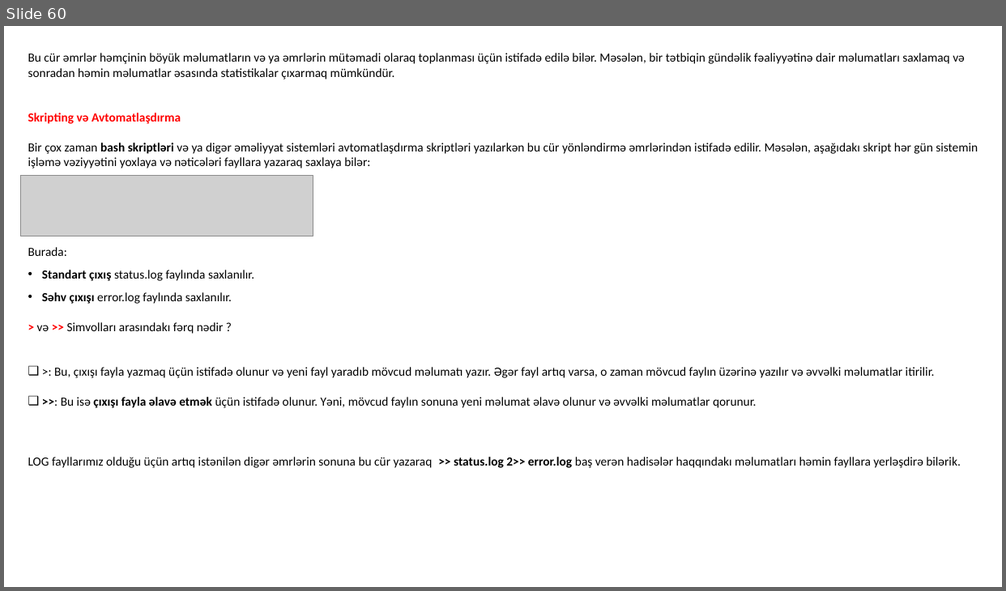
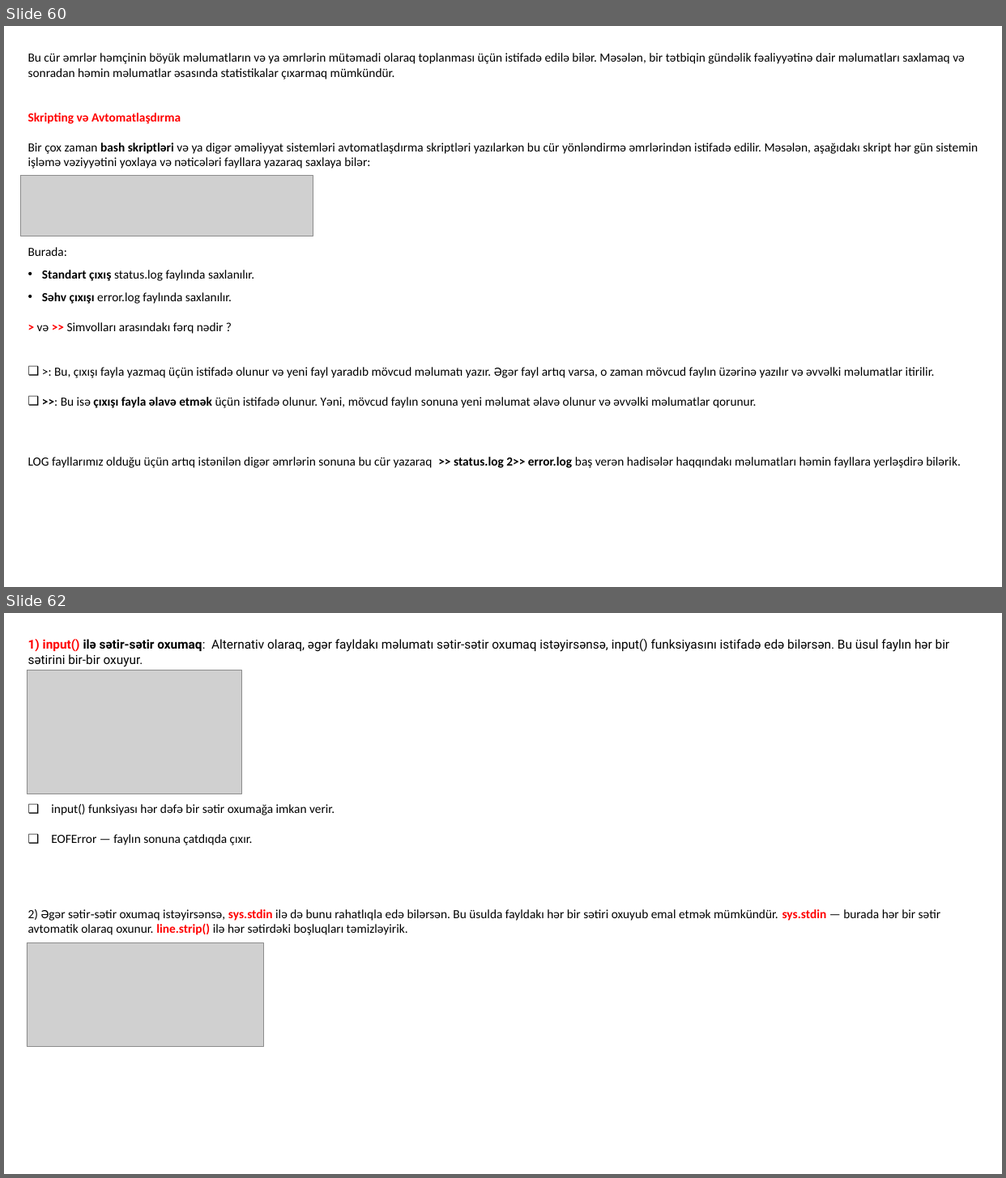
Before and after one commit to codeurient/DevOps, a slide deck: .lessons/1 operating systems/1 linux/1.pptx. Shown one above the other, each under a label of ours: slide 60 before the commit, slides 60 and 62 after it; the slides between them are not shown. The pictures are 1006x591 and 1006x1178 pixels, drawn with LibreOffice and Linux fonts; fonts in the diff are those of the drawing; grey boxes stand for pictures. Boxes give left, top, right and bottom in pixels: in the first picture for what was removed or moved away, otherwise in the second. Text is boxed around its words. In the diff, an @@ line names an element or a change of style, - is before the commit and + after.

```diff
--- a/.lessons/1 operating systems/1 linux/1.pptx
+++ b/.lessons/1 operating systems/1 linux/1.pptx
@@ slide 62 added at bbox=[4, 613, 1002, 1174], background #FFFFFF @@
@@ text added at bbox=[28, 639, 950, 935], 12 pt, text #000000 @@
+1) input() ilə sətir‑sətir oxumaq: Alternativ olaraq, əgər fayldakı məlumatı sətir‑sətir oxumaq istəyirsənsə, input() funksiyasını istifadə edə bilərsən. Bu üsul faylın hər bir sətirini bir‑bir oxuyur.
+❑ input() funksiyası hər dəfə bir sətir oxumağa imkan verir.
+❑ EOFError — faylın sonuna çatdıqda çıxır.
+2) Əgər sətir‑sətir oxumaq istəyirsənsə, sys.stdin ilə də bunu rahatlıqla edə bilərsən. Bu üsulda fayldakı hər bir sətiri oxuyub emal etmək mümkündür. sys.stdin — burada hər bir sətir avtomatik olaraq oxunur. line.strip() ilə hər sətirdəki boşluqları təmizləyirik.
@@ picture added at bbox=[27, 671, 241, 794] @@
@@ picture added at bbox=[27, 943, 264, 1047] @@
```
Also in this commit, not shown: 1 slide changed, 5 other slides added, 6 slides removed.
